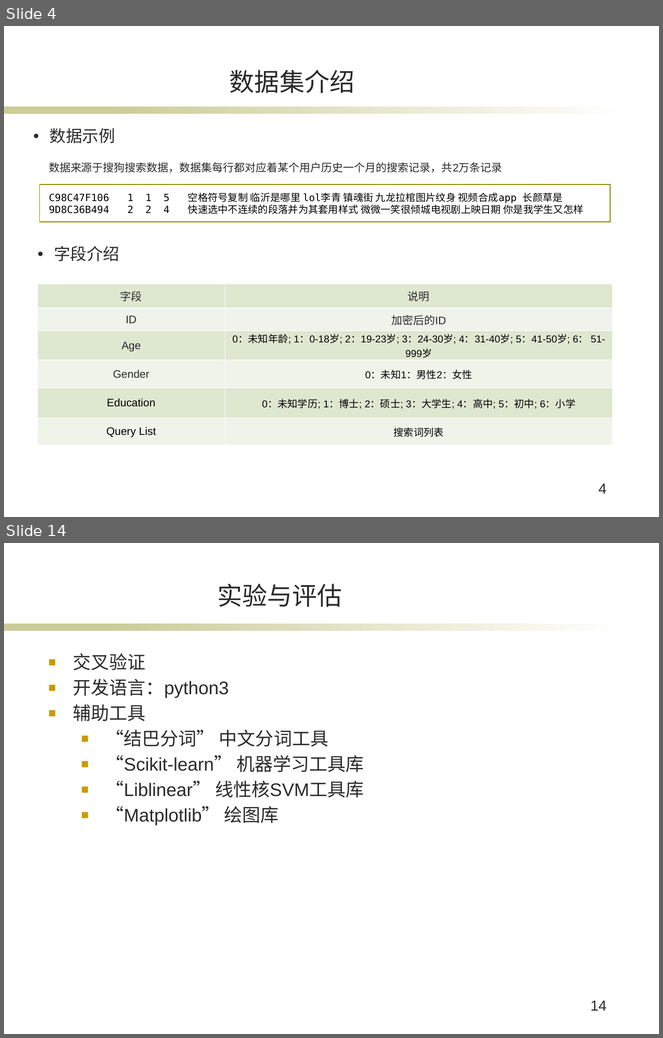
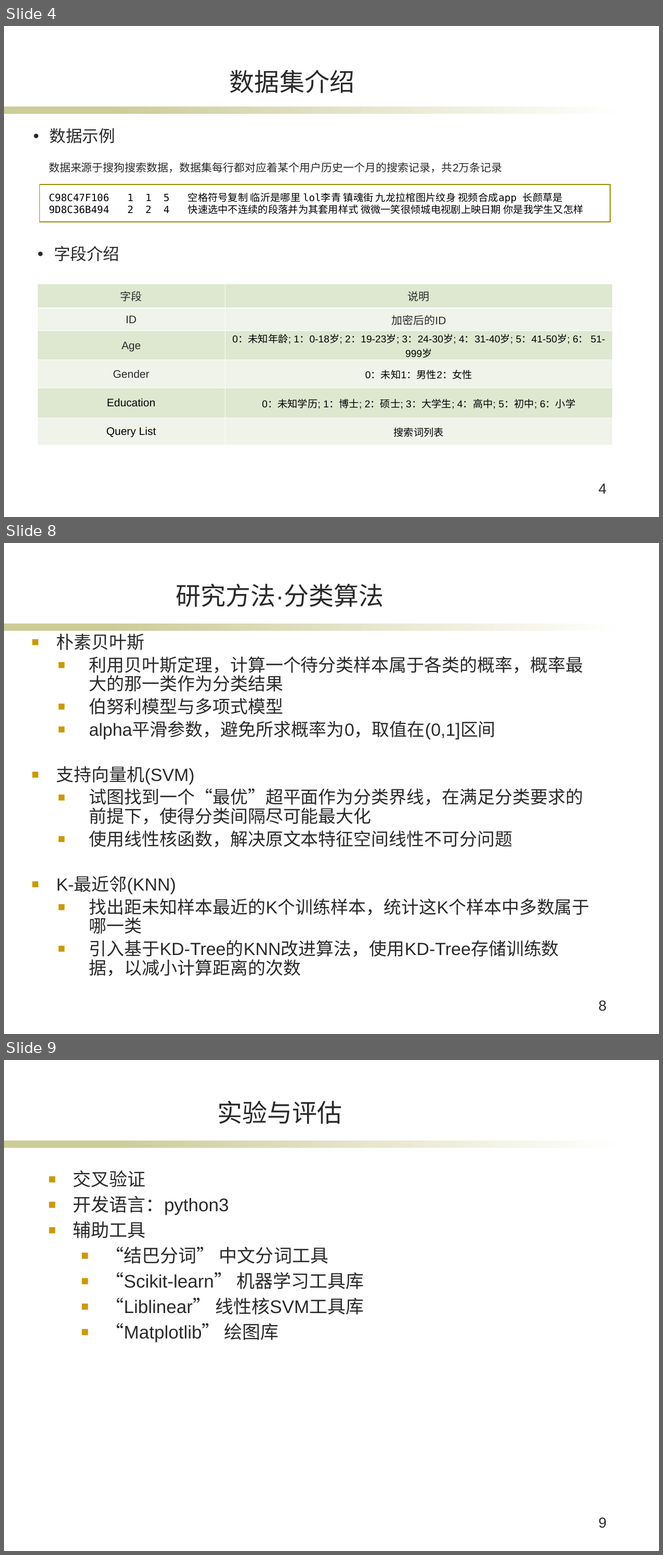
Before and after one commit to XuanBQ/SogouClientsPredict, a slide deck: bq_毕业答辩.pptx. Shown one above the other, each under a label of ours: slides 4 and 14 before the commit, slides 4, 8 and 9 after it; the slides between them are not shown. The pictures are 663x1038 and 663x1555 pixels, drawn with LibreOffice and Linux fonts; fonts in the diff are those of the drawing; background and template pictures are left out. Boxes give left, top, right and bottom in pixels: in the first picture for what was removed or moved away, otherwise in the second. Text is boxed around its words. In the diff, an @@ line names an element or a change of style, - is before the commit and + after.

```diff
--- a/bq_毕业答辩.pptx
+++ b/bq_毕业答辩.pptx
@@ slide 8 added at [4,543,659,1034], background #FFFFFF; not listed: 2 template elements that a slide beside it also shows @@
@@ title added at [176,584,384,607], 27.5 pt, text #292929 @@
+研究方法·分类算法
@@ text added at [57,630,590,977], 19.4 pt, text #292929 @@
+■ 朴素贝叶斯
+  ■ 利用贝叶斯定理，计算一个待分类样本属于各类的概率，概率最大的那一类作为分类结果
+  ■ 伯努利模型与多项式模型
+  ■ alpha平滑参数，避免所求概率为0，取值在(0,1]区间
+■ 支持向量机(SVM)
+  ■ 试图找到一个“最优”超平面作为分类界线，在满足分类要求的前提下，使得分类间隔尽可能最大化
+  ■ 使用线性核函数，解决原文本特征空间线性不可分问题
+■ K-最近邻(KNN)
+  ■ 找出距未知样本最近的K个训练样本，统计这K个样本中多数属于哪一类
+  ■ 引入基于KD-Tree的KNN改进算法，使用KD-Tree存储训练数据，以减小计算距离的次数
@@ page number added at [599,1001,607,1012], 16 pt, text #292929 @@
+8
@@ what was slide 14 is now slide 9 @@
@@ page number at [599,1518,607,1529]: text changed @@
-14
+9
```
Also in this commit, not shown: 14 slides changed, 1 other slide added, 1 slide removed, 4 other files.
